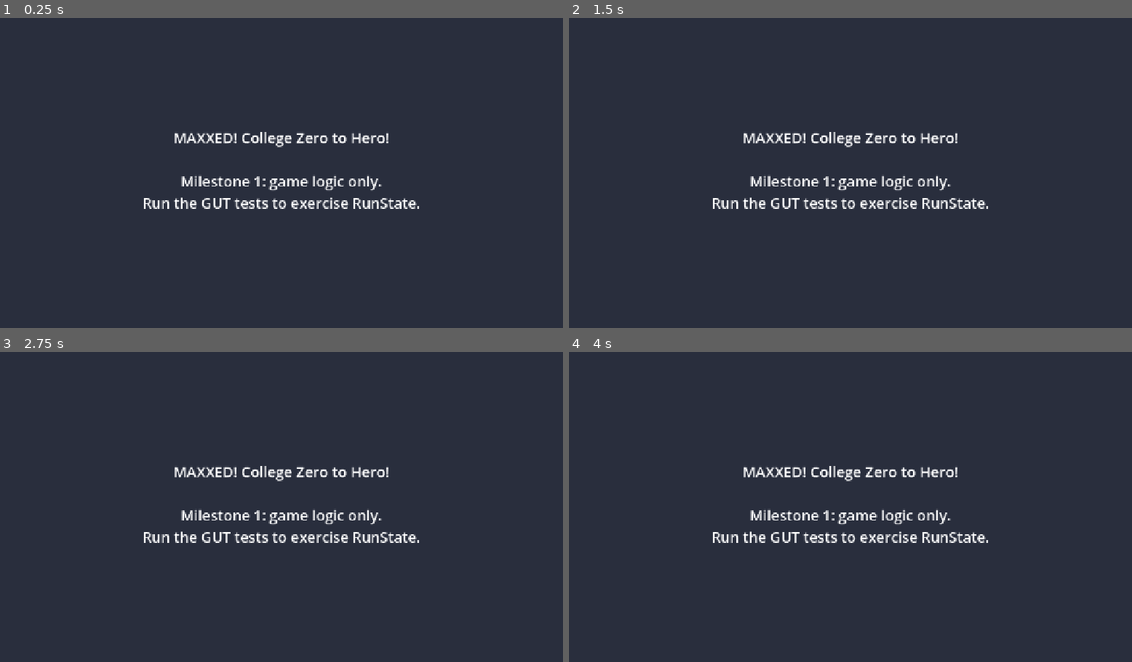
Above: before the commit, frames 1-4 (two rows, left to right).
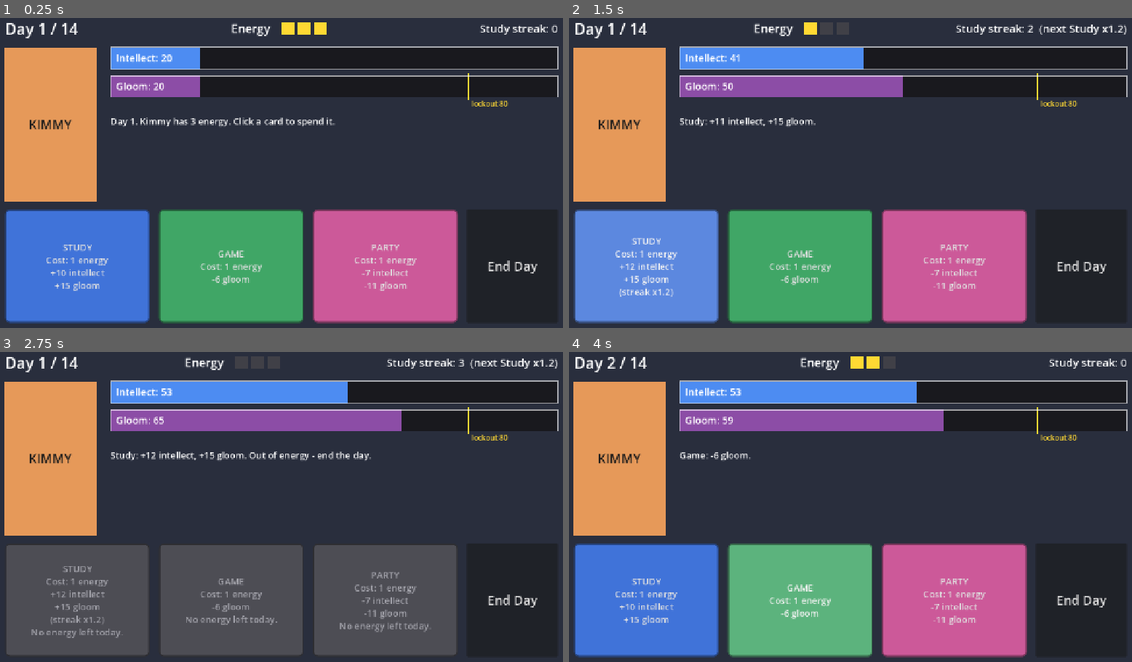
Above: after the commit, the same moments.

Repository: GehuRebus/MAXXED-zero-to-hero
Game: Godot game, scene res://scenes/main.tscn
Same seed, same stepped clock (60 frames per second), same inputs: the game is played once before the commit and once after it.
Inputs (mouse positions are in pixels of both pictures, inside the frame that each line leads up to):
- Up to frame 1 (0.25 s): no input
- Up to frame 2 (1.5 s): click (647, 266) at 0.5 s, where only the run after the commit has a clickable "STUDY Cost: 1 energy +10 inte…"; click (647, 266) at 1.25 s, where only the run after the commit has a clickable "STUDY Cost: 1 energy +11 inte…"
- Up to frame 3 (2.75 s): click (78, 600) at 2 s, where only the run after the commit has a clickable "STUDY Cost: 1 energy +12 inte…"
- Up to frame 4 (4 s): click (1081, 600) at 2.75 s, where only the run after the commit has a clickable "End Day"; click (799, 600) at 3.5 s, where only the run after the commit has a clickable "GAME Cost: 1 energy -6 gloom"

The runs differ from the first frame. In frame 1, 52% of the frame differs, in the area x 0-100%, y 1-99%; in frame 2, 52%; in frame 3, 50%; in frame 4, 51%.

Commit message:
Milestone 2: playable day screen
- Day screen: day counter, energy pips, intellect/gloom bars with the
  lockout line marked, study streak, action log, End Day button
- Card buttons built from GameConfig.cards; show cost, current effect
  (streak included) and, when greyed out, the reason
- Gloom-lock reason now takes priority over 'no energy'
- Card colors and intellect bar scale moved into data
- UI tests drive the real scene (46 tests total)

Co-Authored-By: Claude Opus 5.5 <noreply@anthropic.com>

Diff:
--- a/data/GameConfig.tres
+++ b/data/GameConfig.tres
@@ -19,6 +19,7 @@
 start_gloom = 20
 gloom_lockout_threshold = 80
 gloom_loss_threshold = 100
+intellect_display_max = 100
 study_streak_percent = Array[int]([100, 110, 120])
 cards = Array[ExtResource("1_tq7i0")]([ExtResource("2_k4bh0"), ExtResource("3_c6e22"), ExtResource("4_mdi13")])
 events = Array[ExtResource("5_3c8xx")]([ExtResource("6_aqgjp"), ExtResource("7_0gbpe"), ExtResource("8_h15xo"), ExtResource("9_l8s26")])
--- a/data/cards/game.tres
+++ b/data/cards/game.tres
@@ -9,3 +9,4 @@
 description = "Unwind with some games. No drawback."
 energy_cost = 1
 gloom_delta = -6
+color = Color(0.25, 0.65, 0.4, 1)
--- a/data/cards/party.tres
+++ b/data/cards/party.tres
@@ -10,3 +10,4 @@
 energy_cost = 1
 intellect_delta = -7
 gloom_delta = -11
+color = Color(0.8, 0.35, 0.6, 1)
--- a/data/cards/study.tres
+++ b/data/cards/study.tres
@@ -12,3 +12,4 @@
 gloom_delta = 15
 uses_study_streak = true
 tags = Array[StringName]([&"blocked_by_gloom"])
+color = Color(0.25, 0.45, 0.85, 1)
--- a/scenes/main.tscn
+++ b/scenes/main.tscn
@@ -1,4 +1,7 @@
 [gd_scene format=3]
+
+[ext_resource type="Script" path="res://scripts/ui/main_screen.gd" id="1_main"]
+[ext_resource type="Script" path="res://scripts/ui/stat_bar.gd" id="2_bar"]
 
 [node name="Main" type="Control"]
 layout_mode = 3
@@ -7,6 +10,7 @@
 anchor_bottom = 1.0
 grow_horizontal = 2
 grow_vertical = 2
+script = ExtResource("1_main")
 
 [node name="Background" type="ColorRect" parent="."]
 layout_mode = 1
@@ -17,17 +21,142 @@
 grow_vertical = 2
 color = Color(0.16, 0.18, 0.24, 1)
 
-[node name="Label" type="Label" parent="."]
+[node name="Margin" type="MarginContainer" parent="."]
 layout_mode = 1
 anchors_preset = 15
 anchor_right = 1.0
 anchor_bottom = 1.0
 grow_horizontal = 2
 grow_vertical = 2
-theme_override_font_sizes/font_size = 32
-text = "MAXXED! College Zero to Hero!
+theme_override_constants/margin_left = 32
+theme_override_constants/margin_top = 24
+theme_override_constants/margin_right = 32
+theme_override_constants/margin_bottom = 24
 
-Milestone 1: game logic only.
-Run the GUT tests to exercise RunState."
+[node name="Layout" type="VBoxContainer" parent="Margin"]
+layout_mode = 2
+theme_override_constants/separation = 18
+
+[node name="TopBar" type="HBoxContainer" parent="Margin/Layout"]
+layout_mode = 2
+theme_override_constants/separation = 24
+
+[node name="DayLabel" type="Label" parent="Margin/Layout/TopBar"]
+unique_name_in_owner = true
+layout_mode = 2
+theme_override_font_sizes/font_size = 34
+text = "Day 1 / 14"
+
+[node name="Spacer" type="Control" parent="Margin/Layout/TopBar"]
+layout_mode = 2
+size_flags_horizontal = 3
+
+[node name="EnergyTitle" type="Label" parent="Margin/Layout/TopBar"]
+layout_mode = 2
+theme_override_font_sizes/font_size = 26
+text = "Energy"
+
+[node name="EnergyPips" type="HBoxContainer" parent="Margin/Layout/TopBar"]
+unique_name_in_owner = true
+layout_mode = 2
+size_flags_vertical = 4
+theme_override_constants/separation = 8
+
+[node name="Spacer2" type="Control" parent="Margin/Layout/TopBar"]
+layout_mode = 2
+size_flags_horizontal = 3
+
+[node name="StreakLabel" type="Label" parent="Margin/Layout/TopBar"]
+unique_name_in_owner = true
+layout_mode = 2
+theme_override_font_sizes/font_size = 24
+text = "Study streak: 0"
+
+[node name="Middle" type="HBoxContainer" parent="Margin/Layout"]
+layout_mode = 2
+size_flags_vertical = 3
+theme_override_constants/separation = 32
+
+[node name="Kimmy" type="ColorRect" parent="Margin/Layout/Middle"]
+custom_minimum_size = Vector2(200, 0)
+layout_mode = 2
+color = Color(0.9, 0.6, 0.35, 1)
+
+[node name="KimmyLabel" type="Label" parent="Margin/Layout/Middle/Kimmy"]
+layout_mode = 1
+anchors_preset = 15
+anchor_right = 1.0
+anchor_bottom = 1.0
+grow_horizontal = 2
+grow_vertical = 2
+theme_override_colors/font_color = Color(0.1, 0.1, 0.1, 1)
+theme_override_font_sizes/font_size = 28
+text = "KIMMY"
 horizontal_alignment = 1
 vertical_alignment = 1
+
+[node name="Stats" type="VBoxContainer" parent="Margin/Layout/Middle"]
+layout_mode = 2
+size_flags_horizontal = 3
+theme_override_constants/separation = 14
+
+[node name="IntellectBar" type="Control" parent="Margin/Layout/Middle/Stats"]
+unique_name_in_owner = true
+custom_minimum_size = Vector2(0, 48)
+layout_mode = 2
+script = ExtResource("2_bar")
+title = "Intellect"
+fill_color = Color(0.3, 0.55, 0.95, 1)
+
+[node name="GloomBar" type="Control" parent="Margin/Layout/Middle/Stats"]
+unique_name_in_owner = true
+custom_minimum_size = Vector2(0, 48)
+layout_mode = 2
+script = ExtResource("2_bar")
+title = "Gloom"
+fill_color = Color(0.55, 0.3, 0.65, 1)
+
+[node name="MarkerGap" type="Control" parent="Margin/Layout/Middle/Stats"]
+custom_minimum_size = Vector2(0, 10)
+layout_mode = 2
+
+[node name="LockLabel" type="Label" parent="Margin/Layout/Middle/Stats"]
+unique_name_in_owner = true
+visible = false
+layout_mode = 2
+theme_override_colors/font_color = Color(1, 0.85, 0.2, 1)
+theme_override_font_sizes/font_size = 20
+autowrap_mode = 3
+
+[node name="LogLabel" type="Label" parent="Margin/Layout/Middle/Stats"]
+unique_name_in_owner = true
+layout_mode = 2
+theme_override_font_sizes/font_size = 20
+autowrap_mode = 3
+
+[node name="StatusLabel" type="Label" parent="Margin/Layout"]
+unique_name_in_owner = true
+visible = false
+layout_mode = 2
+theme_override_colors/font_color = Color(1, 0.45, 0.4, 1)
+theme_override_font_sizes/font_size = 28
+horizontal_alignment = 1
+autowrap_mode = 3
+
+[node name="Bottom" type="HBoxContainer" parent="Margin/Layout"]
+layout_mode = 2
+theme_override_constants/separation = 20
+
+[node name="CardRow" type="HBoxContainer" parent="Margin/Layout/Bottom"]
+unique_name_in_owner = true
+layout_mode = 2
+size_flags_horizontal = 3
+theme_override_constants/separation = 20
+
+[node name="EndDayButton" type="Button" parent="Margin/Layout/Bottom"]
+unique_name_in_owner = true
+custom_minimum_size = Vector2(200, 0)
+layout_mode = 2
+focus_mode = 0
+theme_override_font_sizes/font_size = 28
+text = "End Day"
--- a/scripts/core/run_state.gd
+++ b/scripts/core/run_state.gd
@@ -38,14 +38,15 @@
 	return is_lost or is_won
 
 
-## Empty string means the card can be played.
+## Empty string means the card can be played. The gloom lock is reported
+## before "no energy" because it's the more useful thing to tell the player.
 func block_reason(card: CardData) -> String:
 	if is_over():
 		return REASON_RUN_OVER
+	if locked and card.has_tag(CardData.TAG_BLOCKED_BY_GLOOM):
+		return REASON_GLOOM_LOCK % config.gloom_lockout_threshold
 	if energy < card.energy_cost:
 		return REASON_NO_ENERGY
-	if locked and card.has_tag(CardData.TAG_BLOCKED_BY_GLOOM):
-		return REASON_GLOOM_LOCK % config.gloom_lockout_threshold
 	return ""
 
 
--- a/scripts/data/card_data.gd
+++ b/scripts/data/card_data.gd
@@ -15,6 +15,8 @@
 ## playing it extends the study streak. Any other card resets the streak.
 @export var uses_study_streak: bool = false
 @export var tags: Array[StringName] = []
+## Placeholder art: the card is drawn as a solid block of this color.
+@export var color: Color = Color.GRAY
 
 
 func has_tag(tag: StringName) -> bool:
--- a/scripts/data/game_config.gd
+++ b/scripts/data/game_config.gd
@@ -26,6 +26,10 @@
 ## Applied as (base * percent) / 100 with integer division (rounds down).
 @export var study_streak_percent: Array[int] = []
 
+@export_group("Presentation")
+## Intellect has no maximum; this is the value that fills the intellect bar.
+@export var intellect_display_max: int = 0
+
 @export_group("Content")
 @export var cards: Array[CardData] = []
 @export var events: Array[EventData] = []
--- /dev/null
+++ b/scripts/ui/card_button.gd
@@ -0,0 +1,50 @@
+class_name CardButton
+extends Button
+## Placeholder card: a solid-colored button showing the card's name, cost,
+## and current effect. Greyed out with the reason when it can't be played.
+
+const DISABLED_COLOR := Color(0.3, 0.3, 0.33, 1)
+
+var card: CardData
+
+
+func setup(card_data: CardData) -> void:
+	card = card_data
+	name = "Card_%s" % card.id
+	custom_minimum_size = Vector2(230, 250)
+	size_flags_horizontal = Control.SIZE_EXPAND_FILL
+	autowrap_mode = TextServer.AUTOWRAP_WORD_SMART
+	focus_mode = Control.FOCUS_NONE
+	add_theme_font_size_override("font_size", 20)
+	add_theme_stylebox_override("normal", _box(card.color))
+	add_theme_stylebox_override("hover", _box(card.color.lightened(0.15)))
+	add_theme_stylebox_override("pressed", _box(card.color.darkened(0.2)))
+	add_theme_stylebox_override("disabled", _box(DISABLED_COLOR))
+	add_theme_color_override("font_disabled_color", Color(0.65, 0.65, 0.68, 1))
+
+
+func refresh(run: RunState) -> void:
+	var lines: Array[String] = [card.display_name.to_upper(), "Cost: %d energy" % card.energy_cost]
+	var intellect := run.preview_intellect_delta(card)
+	if intellect != 0:
+		lines.append("%+d intellect" % intellect)
+	if card.gloom_delta != 0:
+		lines.append("%+d gloom" % card.gloom_delta)
+	if card.uses_study_streak and run.study_streak > 0:
+		lines.append("(streak x%.1f)" % (run.config.streak_percent(run.study_streak + 1) / 100.0))
+	var reason := run.block_reason(card)
+	disabled = not reason.is_empty()
+	if disabled:
+		lines.append(reason)
+	text = "\n".join(lines)
+	tooltip_text = card.description
+
+
+func _box(color: Color) -> StyleBoxFlat:
+	var box := StyleBoxFlat.new()
+	box.bg_color = color
+	box.set_corner_radius_all(10)
+	box.set_border_width_all(3)
+	box.border_color = color.darkened(0.4)
+	box.set_content_margin_all(12)
+	return box
--- /dev/null
+++ b/scripts/ui/main_screen.gd
@@ -0,0 +1,114 @@
+class_name MainScreen
+extends Control
+## The day screen. Reads RunState and forwards clicks to it; holds no rules.
+
+const PIP_FULL := Color(1, 0.85, 0.2, 1)
+const PIP_EMPTY := Color(0.25, 0.25, 0.28, 1)
+
+@export var config: GameConfig = preload("res://data/GameConfig.tres")
+
+var run: RunState
+var card_buttons: Array[CardButton] = []
+
+@onready var day_label: Label = %DayLabel
+@onready var energy_pips: HBoxContainer = %EnergyPips
+@onready var streak_label: Label = %StreakLabel
+@onready var intellect_bar: StatBar = %IntellectBar
+@onready var gloom_bar: StatBar = %GloomBar
+@onready var lock_label: Label = %LockLabel
+@onready var log_label: Label = %LogLabel
+@onready var status_label: Label = %StatusLabel
+@onready var card_row: HBoxContainer = %CardRow
+@onready var end_day_button: Button = %EndDayButton
+
+
+func _ready() -> void:
+	end_day_button.pressed.connect(_on_end_day_pressed)
+	start_run()
+
+
+func start_run() -> void:
+	run = RunState.new(config)
+	run.changed.connect(_refresh)
+	_build_cards()
+	_build_energy_pips()
+	log_label.text = "Day 1. Kimmy has %d energy. Click a card to spend it." % run.energy
+	_refresh()
+
+
+func _build_cards() -> void:
+	for button: CardButton in card_buttons:
+		button.queue_free()
+	card_buttons.clear()
+	for card: CardData in config.cards:
+		var button := CardButton.new()
+		button.setup(card)
+		button.pressed.connect(_on_card_pressed.bind(card))
+		card_row.add_child(button)
+		card_buttons.append(button)
+
+
+func _build_energy_pips() -> void:
+	for child: Node in energy_pips.get_children():
+		energy_pips.remove_child(child)
+		child.queue_free()
+	for i in config.start_energy:
+		var pip := ColorRect.new()
+		pip.custom_minimum_size = Vector2(28, 28)
+		energy_pips.add_child(pip)
+
+
+func _on_card_pressed(card: CardData) -> void:
+	var before_intellect := run.intellect
+	var before_gloom := run.gloom
+	if not run.play_card(card):
+		return
+	var parts: Array[String] = []
+	if run.intellect != before_intellect:
+		parts.append("%+d intellect" % (run.intellect - before_intellect))
+	if run.gloom != before_gloom:
+		parts.append("%+d gloom" % (run.gloom - before_gloom))
+	log_label.text = "%s: %s." % [card.display_name, ", ".join(parts) if not parts.is_empty() else "no change"]
+	if run.energy == 0:
+		log_label.text += " Out of energy - end the day."
+
+
+func _on_end_day_pressed() -> void:
+	var finished_day := run.day
+	run.end_day()
+	if run.is_lost:
+		log_label.text = "Day %d ended." % finished_day
+	elif run.is_won:
+		log_label.text = "Kimmy survived all %d days!" % config.num_days
+	else:
+		log_label.text = "Day %d ended. Day %d begins: energy refilled to %d." % [
+			finished_day, run.day, run.energy]
+		if run.locked:
+			log_label.text += " Kimmy is too gloomy to study today."
+
+
+func _refresh() -> void:
+	day_label.text = "Day %d / %d" % [run.day, config.num_days]
+	streak_label.text = "Study streak: %d" % run.study_streak
+	if run.study_streak > 0:
+		streak_label.text += "  (next Study x%.1f)" % (config.streak_percent(run.study_streak + 1) / 100.0)
+
+	var pips := energy_pips.get_children()
+	for i in pips.size():
+		(pips[i] as ColorRect).color = PIP_FULL if i < run.energy else PIP_EMPTY
+
+	intellect_bar.set_values(run.intellect, config.intellect_display_max)
+	gloom_bar.set_values(run.gloom, config.gloom_loss_threshold,
+			config.gloom_lockout_threshold, "lockout %d" % config.gloom_lockout_threshold)
+	lock_label.visible = run.locked
+	lock_label.text = "LOCKED: gloom was %d+ at the end of yesterday. Study is unavailable today." % config.gloom_lockout_threshold
+
+	for button: CardButton in card_buttons:
+		button.refresh(run)
+
+	end_day_button.disabled = run.is_over()
+	status_label.visible = run.is_over()
+	if run.is_lost:
+		status_label.text = "RUN OVER - %s" % run.loss_reason
+	elif run.is_won:
+		status_label.text = "YOU WIN! Kimmy made it through all %d days." % config.num_days
--- /dev/null
+++ b/scripts/ui/stat_bar.gd
@@ -0,0 +1,44 @@
+class_name StatBar
+extends Control
+## Placeholder stat bar: a labeled solid-color fill, with an optional
+## threshold marker line (used for the gloom lockout).
+
+@export var title: String = ""
+@export var fill_color: Color = Color.WHITE
+@export var back_color: Color = Color(0.1, 0.1, 0.12, 1)
+@export var marker_color: Color = Color(1, 0.85, 0.2, 1)
+@export var font_size: int = 22
+
+var value: int = 0
+var max_value: int = 1
+## Marker position in stat units; negative hides it.
+var marker: int = -1
+var marker_label: String = ""
+
+
+func set_values(new_value: int, new_max: int, new_marker: int = -1, new_marker_label: String = "") -> void:
+	value = new_value
+	max_value = maxi(new_max, 1)
+	marker = new_marker
+	marker_label = new_marker_label
+	queue_redraw()
+
+
+func _draw() -> void:
+	var rect := Rect2(Vector2.ZERO, size)
+	draw_rect(rect, back_color)
+	var ratio := clampf(float(value) / float(max_value), 0.0, 1.0)
+	draw_rect(Rect2(Vector2.ZERO, Vector2(size.x * ratio, size.y)), fill_color)
+
+	var font := get_theme_default_font()
+	var text_y := size.y * 0.5 + font_size * 0.35
+	if marker >= 0:
+		var x := size.x * clampf(float(marker) / float(max_value), 0.0, 1.0)
+		draw_line(Vector2(x, -6), Vector2(x, size.y + 6), marker_color, 4.0)
+		if not marker_label.is_empty():
+			draw_string(font, Vector2(x + 6, size.y + 20), marker_label,
+					HORIZONTAL_ALIGNMENT_LEFT, -1, 16, marker_color)
+
+	draw_string(font, Vector2(12, text_y), "%s: %d" % [title, value],
+			HORIZONTAL_ALIGNMENT_LEFT, -1, font_size, Color.WHITE)
+	draw_rect(rect, Color(1, 1, 1, 0.6), false, 2.0)
--- a/tests/unit/test_data.gd
+++ b/tests/unit/test_data.gd
@@ -24,6 +24,7 @@
 	assert_eq(config.gloom_loss_threshold, 100)
 	assert_eq(config.intellect_loss_threshold, 0)
 	assert_eq(config.study_streak_percent, [100, 110, 120] as Array[int])
+	assert_gt(config.intellect_display_max, 0)
 
 
 func test_config_lists_all_content() -> void:
--- /dev/null
+++ b/tests/unit/test_main_screen.gd
@@ -0,0 +1,109 @@
+extends GutTest
+## Drives the real main scene by "clicking" (emitting pressed) its buttons.
+
+var screen: MainScreen
+
+
+func before_each() -> void:
+	screen = (load("res://scenes/main.tscn") as PackedScene).instantiate() as MainScreen
+	add_child_autofree(screen)
+
+
+func _button(card_id: StringName) -> CardButton:
+	for button: CardButton in screen.card_buttons:
+		if button.card.id == card_id:
+			return button
+	return null
+
+
+func _lit_pips() -> int:
+	var lit := 0
+	for pip: Node in screen.energy_pips.get_children():
+		if (pip as ColorRect).color == MainScreen.PIP_FULL:
+			lit += 1
+	return lit
+
+
+func test_one_button_per_card_in_config() -> void:
+	assert_eq(screen.card_buttons.size(), screen.config.cards.size())
+	for id: StringName in [&"study", &"game", &"party"]:
+		assert_not_null(_button(id), "button for %s" % id)
+
+
+func test_initial_display() -> void:
+	assert_eq(screen.day_label.text, "Day 1 / 14")
+	assert_eq(screen.energy_pips.get_child_count(), 3)
+	assert_eq(_lit_pips(), 3)
+	assert_eq(screen.intellect_bar.value, 20)
+	assert_eq(screen.gloom_bar.value, 20)
+	assert_eq(screen.gloom_bar.marker, 80, "lockout line marked on gloom bar")
+	assert_eq(screen.streak_label.text, "Study streak: 0")
+	assert_false(screen.status_label.visible)
+	assert_false(screen.end_day_button.disabled)
+
+
+func test_card_text_shows_effects() -> void:
+	var text := _button(&"study").text
+	assert_string_contains(text, "STUDY")
+	assert_string_contains(text, "+10 intellect")
+	assert_string_contains(text, "+15 gloom")
+	assert_string_contains(_button(&"party").text, "-7 intellect")
+
+
+func test_clicking_card_updates_display() -> void:
+	_button(&"study").pressed.emit()
+	assert_eq(screen.run.intellect, 30)
+	assert_eq(screen.intellect_bar.value, 30)
+	assert_eq(screen.gloom_bar.value, 35)
+	assert_eq(_lit_pips(), 2)
+	assert_eq(screen.streak_label.text.begins_with("Study streak: 1"), true)
+	assert_string_contains(_button(&"study").text, "+11 intellect", "shows next streak gain")
+	assert_string_contains(screen.log_label.text, "+10 intellect")
+
+
+func test_out_of_energy_greys_out_cards() -> void:
+	for i in 3:
+		_button(&"game").pressed.emit()
+	assert_eq(_lit_pips(), 0)
+	for button: CardButton in screen.card_buttons:
+		assert_true(button.disabled, "%s disabled" % button.card.id)
+		assert_string_contains(button.text, RunState.REASON_NO_ENERGY)
+	_button(&"game").pressed.emit()  # ignored
+	assert_eq(screen.run.gloom, 2)
+
+
+func test_end_day_advances() -> void:
+	_button(&"game").pressed.emit()
+	screen.end_day_button.pressed.emit()
+	assert_eq(screen.day_label.text, "Day 2 / 14")
+	assert_eq(_lit_pips(), 3)
+	assert_false(_button(&"game").disabled)
+	assert_string_contains(screen.log_label.text, "Day 2 begins")
+
+
+func test_locked_study_is_greyed_with_reason() -> void:
+	screen.run.gloom = 90
+	screen.end_day_button.pressed.emit()
+	assert_true(_button(&"study").disabled)
+	assert_string_contains(_button(&"study").text, "gloomy")
+	assert_false(_button(&"game").disabled)
+	assert_true(screen.lock_label.visible)
+
+
+func test_full_run_ends_in_win() -> void:
+	for i in screen.config.num_days:
+		screen.end_day_button.pressed.emit()
+	assert_true(screen.run.is_won)
+	assert_true(screen.status_label.visible)
+	assert_string_contains(screen.status_label.text, "WIN")
+	assert_true(screen.end_day_button.disabled)
+	for button: CardButton in screen.card_buttons:
+		assert_true(button.disabled)
+
+
+func test_stat_loss_shows_status() -> void:
+	screen.run.gloom = 100
+	screen.end_day_button.pressed.emit()
+	assert_true(screen.status_label.visible)
+	assert_string_contains(screen.status_label.text, "RUN OVER")
+	assert_true(screen.end_day_button.disabled)
--- a/tests/unit/test_run_state.gd
+++ b/tests/unit/test_run_state.gd
@@ -170,6 +170,16 @@
 	assert_true(run.can_play(party), "Party is never locked")
 
 
+func test_lock_reason_wins_over_no_energy() -> void:
+	run.gloom = 85
+	run.end_day()
+	for i in 3:
+		run.play_card(party)
+	assert_eq(run.energy, 0)
+	assert_string_contains(run.block_reason(study), "gloom")
+	assert_eq(run.block_reason(game), RunState.REASON_NO_ENERGY)
+
+
 func test_lockout_starts_at_threshold() -> void:
 	run.gloom = 79
 	run.end_day()
Not shown, added: scripts/ui/card_button.gd.uid
Not shown, added: scripts/ui/main_screen.gd.uid
Not shown, added: scripts/ui/stat_bar.gd.uid
Not shown, added: tests/unit/test_main_screen.gd.uid
